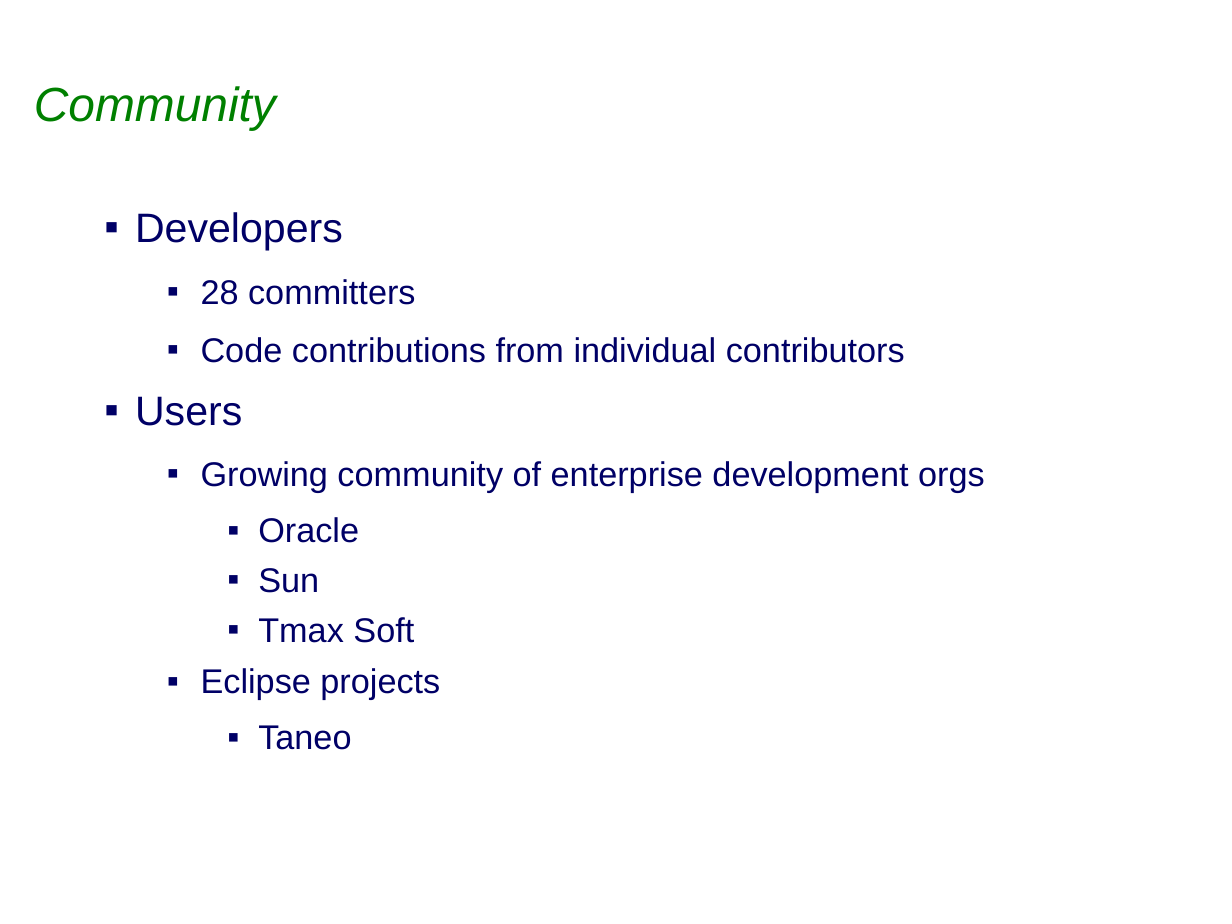
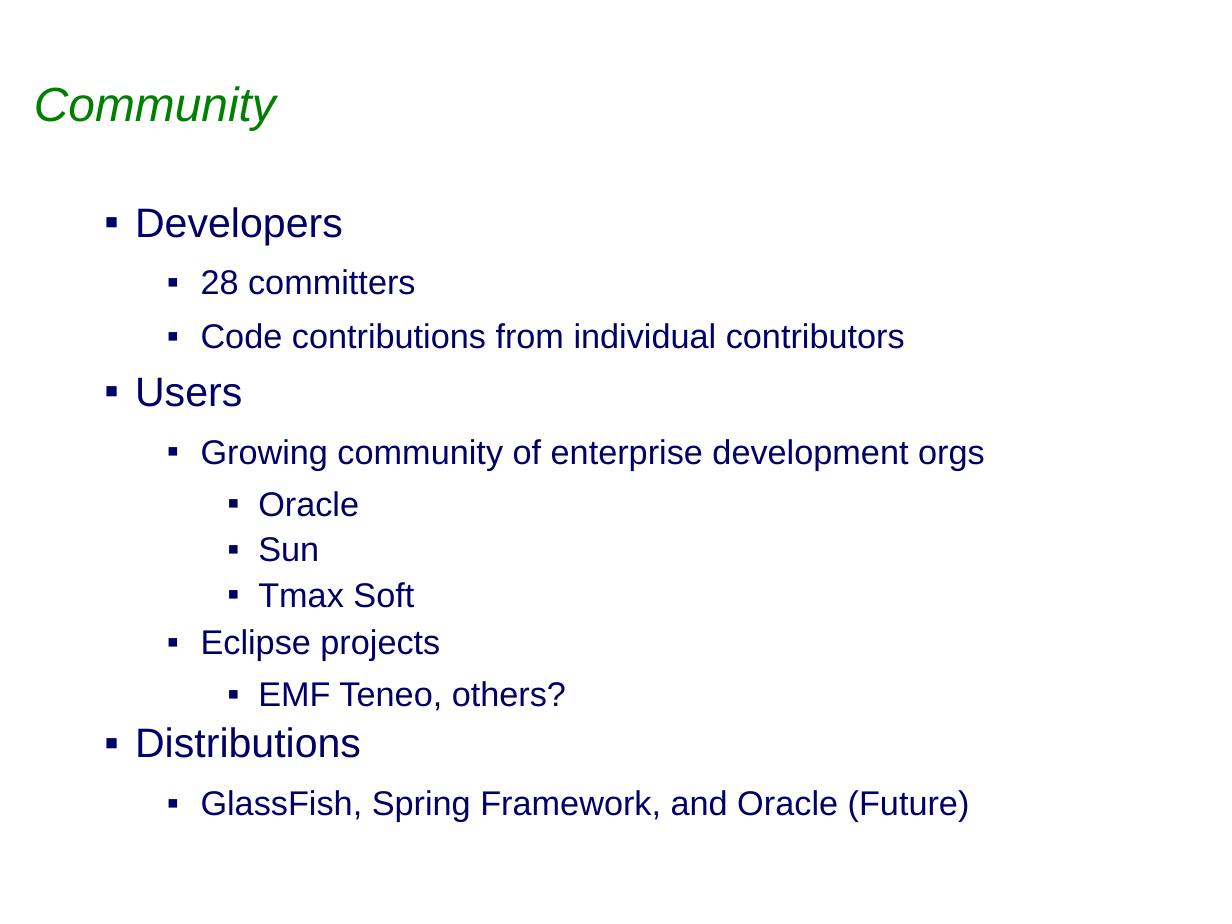
Before and after one commit to eclipse-ee4j/eclipselink, a slide deck: slide 8 of project-admin/Graduation_Review.ppt. Drawn at 1232x924 pixels with LibreOffice and Linux fonts; fonts in the diff are those of the drawing; background and template pictures are left out. Boxes give left, top, right and bottom in pixels: in the first picture for what was removed or moved away, otherwise in the second. Text is boxed around its words. In the diff, an @@ line names an element or a change of style, - is before the commit and + after.

```diff
--- a/project-admin/Graduation_Review.ppt
+++ b/project-admin/Graduation_Review.ppt
@@ text at (x1=135, y1=207, x2=985, y2=661): line spacing 1 to 0.9 @@
@@ text at (x1=135, y1=681, x2=970, y2=822): text changed @@
-    ▪ Taneo
+    ▪ EMF Teneo, others?
+▪ Distributions
+  ▪ GlassFish, Spring Framework, and Oracle (Future)
```
Also in this commit, not shown: 7 other slides changed, 1 slide added, 1 other file.
